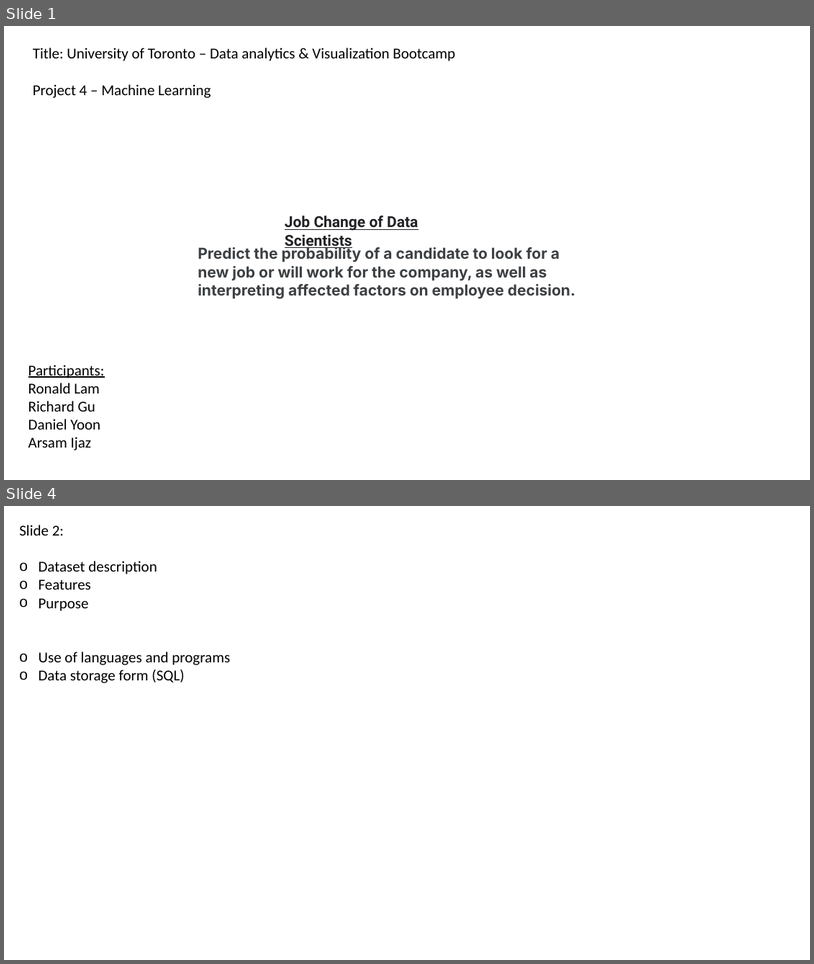
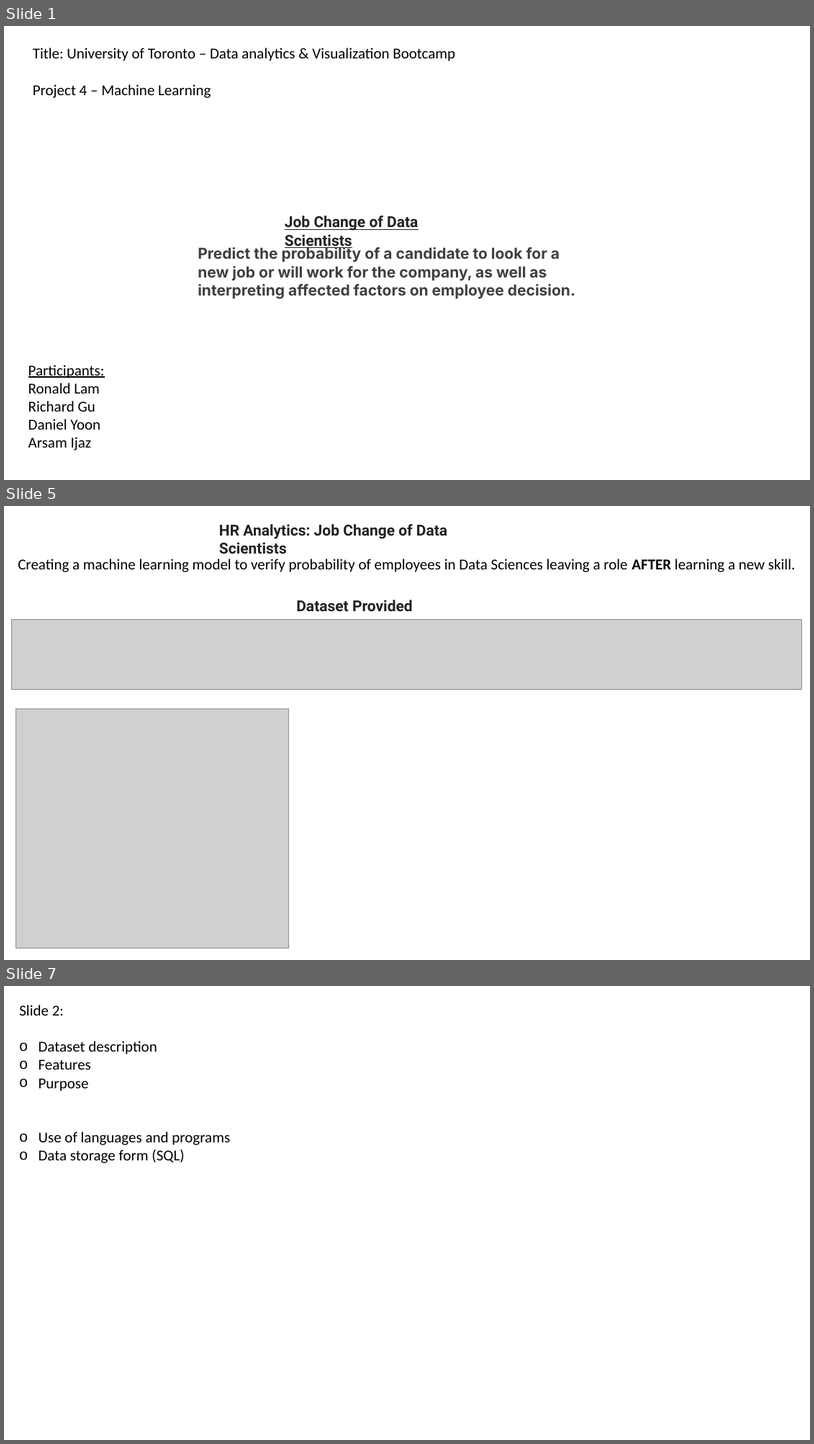
Before and after one commit to skullfort/ds-employee-attrition, a slide deck: Presentation WIP.pptx. Shown one above the other, each under a label of ours: slides 1 and 4 before the commit, slides 1, 5 and 7 after it; the slides between them are not shown. The pictures are 814x964 and 814x1444 pixels, drawn with LibreOffice and Linux fonts; fonts in the diff are those of the drawing; grey boxes stand for pictures. Boxes give left, top, right and bottom in pixels: in the first picture for what was removed or moved away, otherwise in the second. Text is boxed around its words. In the diff, an @@ line names an element or a change of style, - is before the commit and + after.

```diff
--- a/Presentation WIP.pptx
+++ b/Presentation WIP.pptx
@@ slide 5 added at <box>4,506,810,960</box>, background #FFFFFF @@
@@ text added at <box>219,524,448,554</box>, 18 pt, text #202124, bold @@
+HR Analytics: Job Change of Data Scientists
@@ text added at <box>18,559,795,572</box>, 18 pt, text #000000 @@
+Creating a machine learning model to verify probability of employees in Data Sciences leaving a role AFTER learning a new skill.
@@ text added at <box>296,600,413,612</box>, 18 pt, text #202124, bold @@
+Dataset Provided
@@ picture added at <box>11,619,802,689</box> @@
@@ picture added at <box>16,708,289,947</box> @@
@@ what was slide 4 is now slide 7 @@
```
Also in this commit, not shown: 1 slide changed, 3 other slides added, 1 slide removed.
